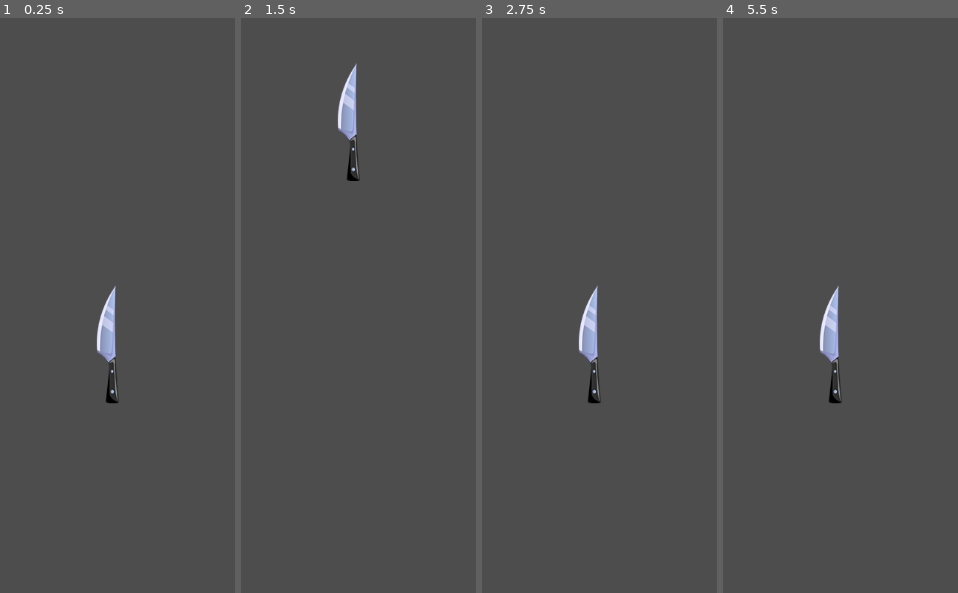
Above: before the commit, frames 1-4 (left to right).
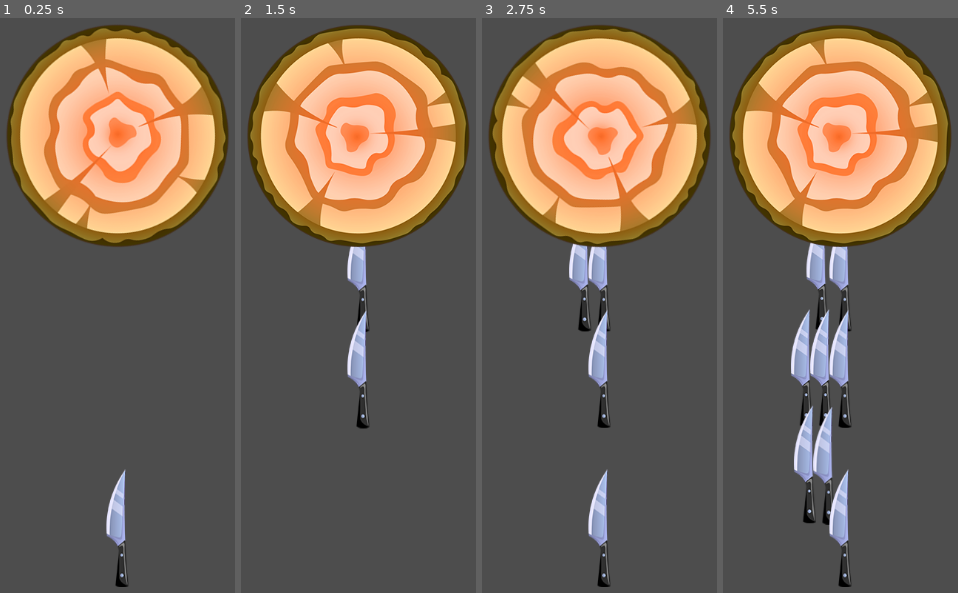
Above: after the commit, the same moments.

Repository: vokash3/godot-mobile-game
Game: Godot game, scene res://scenes/game/game.tscn
The game is run twice, just before and just after one commit, with the same random seed, the same clock (stepped at 60 frames per second) and the same inputs. The project has no main scene, so this scene is started directly.
Inputs (mouse positions are in pixels of both pictures, inside the frame that each line leads up to):
- Up to frame 1 (0.25 s): no input
- Up to frame 2 (1.5 s): move the mouse to (475, 207) at 0.52 s; click (475, 207) at 0.67 s; move the mouse to (252, 288) at 1.27 s; click (252, 288) at 1.42 s
- Up to frame 3 (2.75 s): move the mouse to (653, 69) at 2.02 s; click (653, 69) at 2.17 s
- Up to frame 4 (5.5 s): move the mouse to (814, 409) at 2.77 s; click (814, 409) at 2.92 s; move the mouse to (outside the picture) at 3.52 s; click (outside the picture) at 3.67 s; move the mouse to (outside the picture) at 4.27 s; click (outside the picture) at 4.42 s; move the mouse to (866, 248) at 5.02 s; click (866, 248) at 5.17 s

The runs differ from the first frame. In frame 1, 31% of the frame differs, in the area x 2-98%, y 1-99%; in frame 2, 30%; in frame 3, 33%; in frame 4, 36%.

Commit message:
Добавлена сцена мишени + CollisionShape2D, переопределён метод rotate для вращения в игре. В Game сцену добавлены камера и мишень

Diff:
--- /dev/null
+++ b/elements/targets/target/target.gd
@@ -0,0 +1,6 @@
+extends CharacterBody2D
+
+var speed := PI
+
+func _physics_process(delta: float) -> void:
+	rotation += speed * delta
--- /dev/null
+++ b/elements/targets/target/target.tscn
@@ -0,0 +1,18 @@
+[gd_scene load_steps=4 format=3 uid="uid://b2lowr43qykju"]
+
+[ext_resource type="Script" path="res://elements/targets/target/target.gd" id="1_t8f5g"]
+[ext_resource type="Texture2D" uid="uid://cy61tdinvfpay" path="res://assets/target1.png" id="1_wci1t"]
+
+[sub_resource type="CircleShape2D" id="CircleShape2D_ln57f"]
+radius = 120.0
+
+[node name="Target" type="CharacterBody2D"]
+collision_layer = 4
+collision_mask = 2
+script = ExtResource("1_t8f5g")
+
+[node name="Sprite2D" type="Sprite2D" parent="."]
+texture = ExtResource("1_wci1t")
+
+[node name="CollisionShape2D" type="CollisionShape2D" parent="."]
+shape = SubResource("CircleShape2D_ln57f")
--- a/scenes/game/game.tscn
+++ b/scenes/game/game.tscn
@@ -1,8 +1,14 @@
-[gd_scene load_steps=2 format=3 uid="uid://dul6dxsl0yoyn"]
+[gd_scene load_steps=3 format=3 uid="uid://dul6dxsl0yoyn"]
 
 [ext_resource type="PackedScene" uid="uid://cbg2hpedrs8kf" path="res://elements/knife_shooter/knife_shooter.tscn" id="1_d0ial"]
+[ext_resource type="PackedScene" uid="uid://b2lowr43qykju" path="res://elements/targets/target/target.tscn" id="2_ya6vs"]
 
 [node name="Game" type="Node2D"]
 
 [node name="KnifeShooter" parent="." instance=ExtResource("1_d0ial")]
-position = Vector2(347, 672)
+position = Vector2(0, 380)
+
+[node name="Target" parent="." instance=ExtResource("2_ya6vs")]
+position = Vector2(0, -150)
+
+[node name="Camera2D" type="Camera2D" parent="."]
